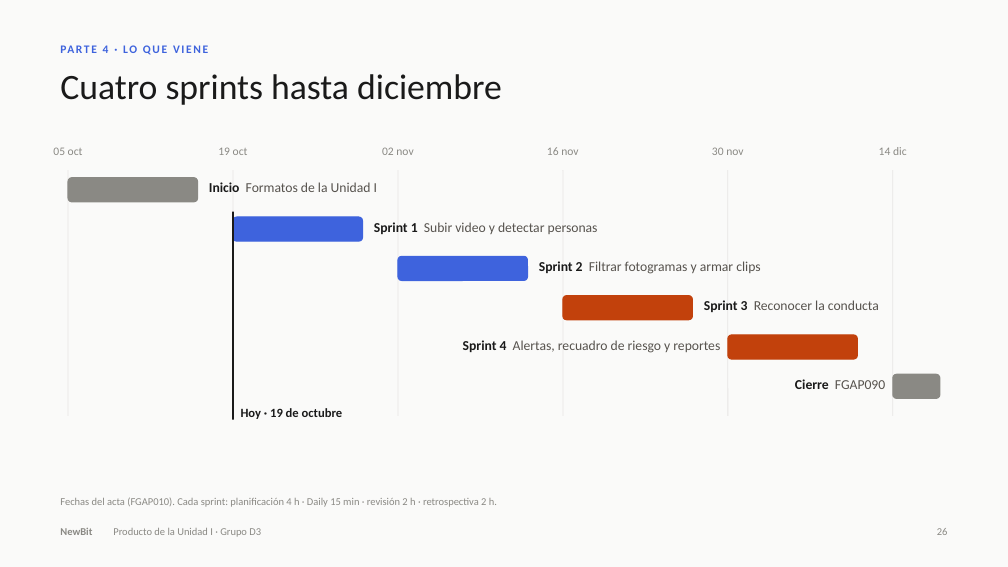
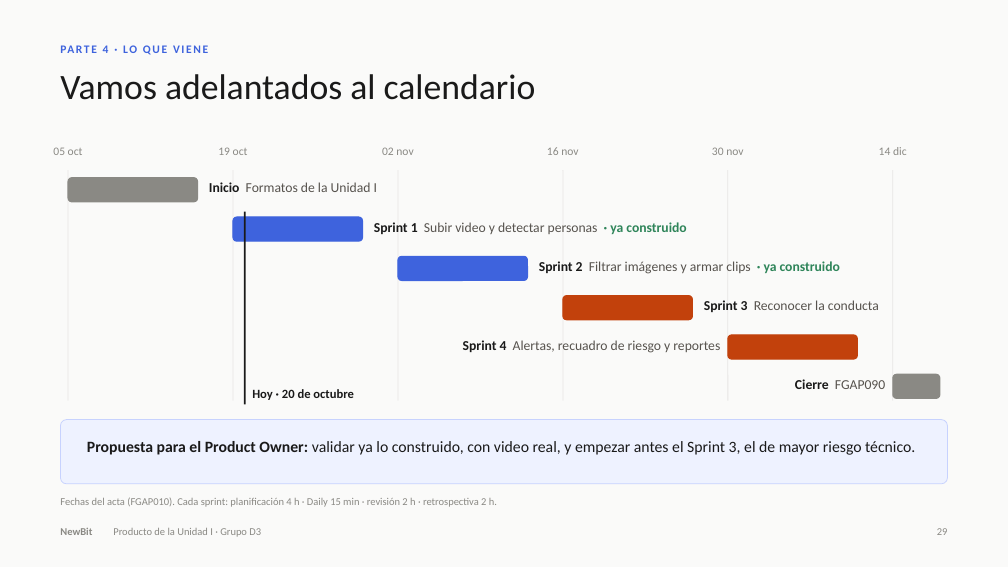
Before and after one commit to devmondoss/NewBit, a slide deck: slide 29 of curso/semana-06-producto-unidad-1/nuestras-entregas/PPT_Producto_Unidad_1_NewBit/PPT_Producto_Unidad_1_NewBit.pptx (slide 26 before the commit). Drawn at 1008x567 pixels with LibreOffice and Linux fonts; fonts in the diff are those of the drawing. Boxes give left, top, right and bottom in pixels: in the first picture for what was removed or moved away, otherwise in the second. Text is boxed around its words. In the diff, an @@ line names an element or a change of style, - is before the commit and + after.

```diff
--- a/curso/semana-06-producto-unidad-1/nuestras-entregas/PPT_Producto_Unidad_1_NewBit/PPT_Producto_Unidad_1_NewBit.pptx
+++ b/curso/semana-06-producto-unidad-1/nuestras-entregas/PPT_Producto_Unidad_1_NewBit/PPT_Producto_Unidad_1_NewBit.pptx
@@ text at (60,74,536,100): text changed @@
-Cuatro sprints hasta diciembre
+Vamos adelantados al calendario
@@ line moved from (233, 170) - (233, 416) to (233, 170) - (233, 401) @@
@@ line moved from (728, 170) - (728, 416) to (728, 170) - (728, 401) @@
@@ line moved from (233, 212) - (233, 420) to (245, 212) - (245, 405) @@
@@ text at (374,222,686,234): text changed @@
-Sprint 1 Subir video y detectar personas
+Sprint 1 Subir video y detectar personas · ya construido
@@ text at (539,261,840,274): text changed @@
-Sprint 2 Filtrar fotogramas y armar clips
+Sprint 2 Filtrar imágenes y armar clips · ya construido
@@ text at (252,389,354,400): text changed @@
-Hoy · 19 de octubre
+Hoy · 20 de octubre
@@ rounded rectangle added at (60,420,948,484), fill #EEF2FF, outline #C7D2FE 0.75 pt @@
@@ text added at (87,441,915,455), 15 pt, text #1A1A1A @@
+Propuesta para el Product Owner: validar ya lo construido, con video real, y empezar antes el Sprint 3, el de mayor riesgo técnico.
```
Also in this commit, not shown: 3 slides added, 14 other files.
